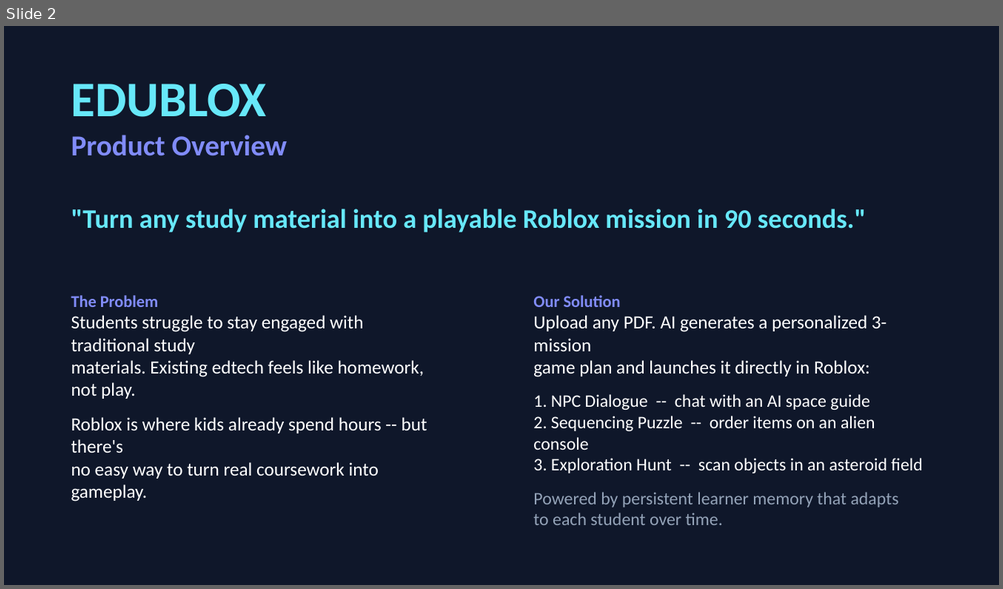
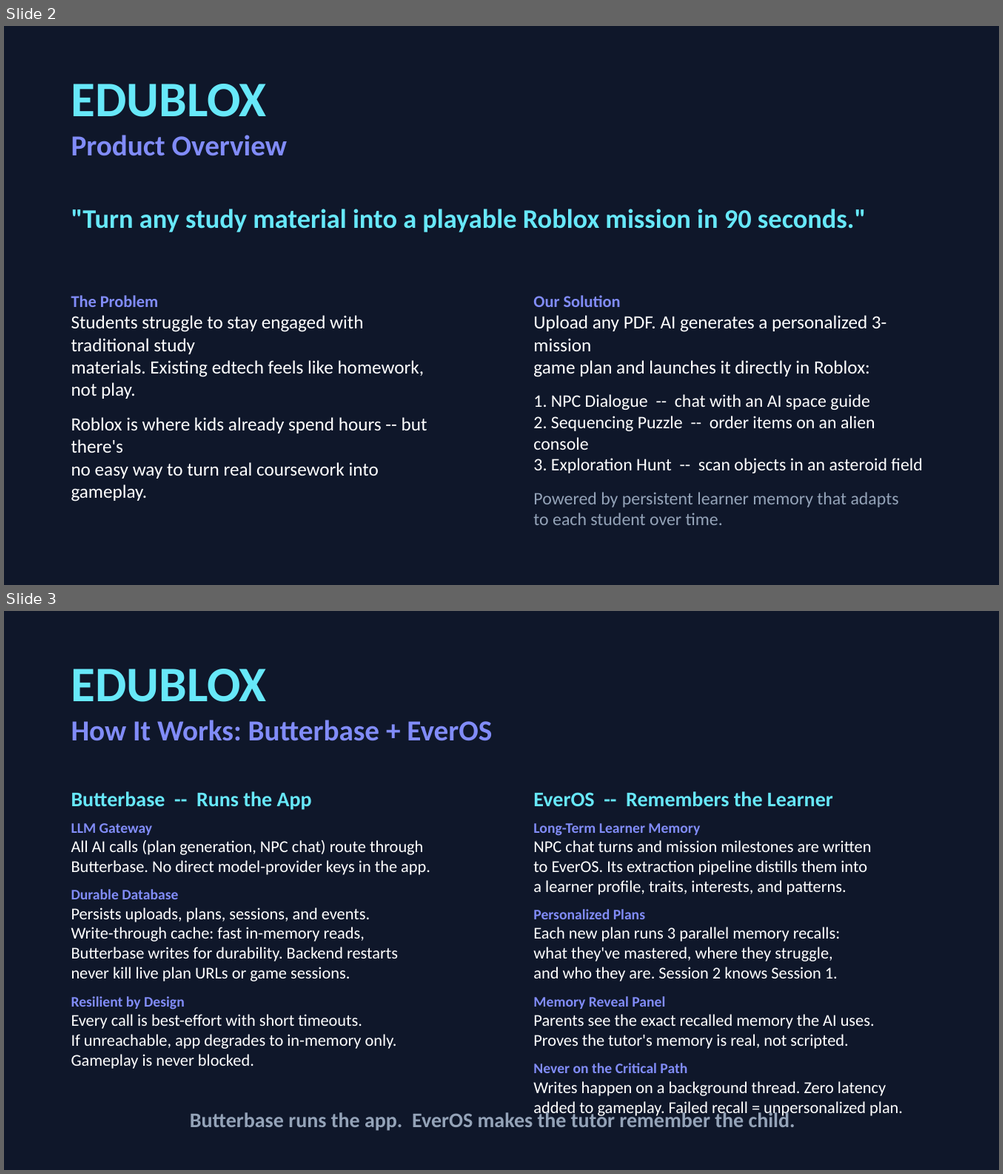
Before and after one commit to syang0624/edublox, a slide deck: edublox_pitch.pptx. Shown one above the other, each under a label of ours: slide 2 before the commit, slides 2 and 3 after it. The pictures are 1003x589 and 1003x1174 pixels, drawn with LibreOffice and Linux fonts; fonts in the diff are those of the drawing. Boxes give left, top, right and bottom in pixels: in the first picture for what was removed or moved away, otherwise in the second. Text is boxed around its words. In the diff, an @@ line names an element or a change of style, - is before the commit and + after.

```diff
--- a/edublox_pitch.pptx
+++ b/edublox_pitch.pptx
@@ slide 3 added at <box>4,611,999,1170</box>, background #0F172A @@
@@ text added at <box>71,669,267,702</box>, 48 pt, text #67E8F9, bold @@
+EDUBLOX
@@ text added at <box>71,720,492,741</box>, 28 pt, text #818CF8, bold @@
+How It Works: Butterbase + EverOS
@@ text added at <box>71,792,430,1069</box>, 16 pt, text #FFFFFF @@
+Butterbase -- Runs the App
+LLM Gateway
+All AI calls (plan generation, NPC chat) route through
+Butterbase. No direct model-provider keys in the app.
+Durable Database
+Persists uploads, plans, sessions, and events.
+Write-through cache: fast in-memory reads,
+Butterbase writes for durability. Backend restarts
+never kill live plan URLs or game sessions.
+Resilient by Design
+Every call is best-effort with short timeouts.
+If unreachable, app degrades to in-memory only.
+Gameplay is never blocked.
@@ text added at <box>533,792,902,1118</box>, 16 pt, text #FFFFFF @@
+EverOS -- Remembers the Learner
+Long-Term Learner Memory
+NPC chat turns and mission milestones are written
+to EverOS. Its extraction pipeline distills them into
+a learner profile, traits, interests, and patterns.
+Personalized Plans
+Each new plan runs 3 parallel memory recalls:
+what they've mastered, where they struggle,
+and who they are. Session 2 knows Session 1.
+Memory Reveal Panel
+Parents see the exact recalled memory the AI uses.
+Proves the tutor's memory is real, not scripted.
+Never on the Critical Path
+Writes happen on a background thread. Zero latency
+added to gameplay. Failed recall = unpersonalized plan.
@@ text added at <box>190,1111,795,1131</box>, 20 pt, text #94A3B8, bold @@
+Butterbase runs the app. EverOS makes the tutor remember the child.
```
